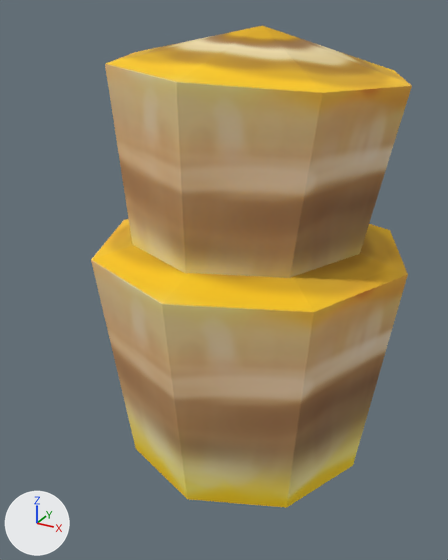
Two versions of the glTF model mapas/modelos/toco_palmeira.glb, one commit apart.
The view is the same before and after, from a camera (50 mm lens) standing at (0.867, -1.738, 1.829) and looking at (-0.053, -0.066, 0.993). Every picture has the same lights, and +X, +Y and +Z are marked at lower left. The first picture is the older version. Where no turn or scale is listed for an object, it has been applied to the vertices. Vertices at exactly the same position are counted once.

The scene before the commit, as lines of its bpy script (objects in view):
```python
me_object_25 = bpy.data.meshes.new('Object_25')
me_object_25.from_pydata(...)  # 36 vertices, 64 faces; spans x -0.722..0.318, y -0.515..0.524, z -2.085..-0.664
me_object_25.materials.append(mat_palm)
ob_object_54 = bpy.data.objects.new('Object_54', me_object_25)
ob_object_54.location = (0.212, -0.005, 2.445)
```
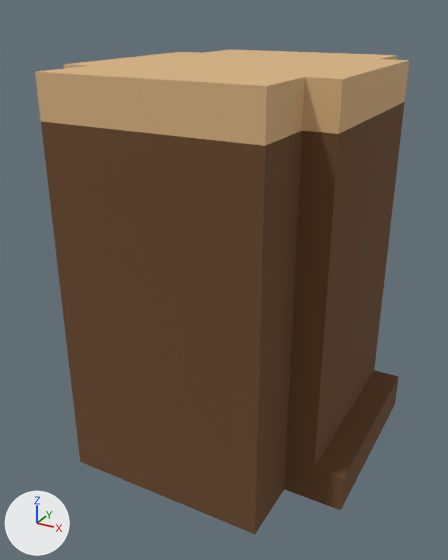
Location of each change, [x1, y1, x2, y2] in pixels of the pictures (448 x 560 px):
'Object_54', reshaped, recoloured (16% wider): before [91, 26, 412, 508]; after [35, 49, 409, 534]
part 1 of me_object_25, rebuilt: before [105, 26, 412, 278]; after [35, 49, 409, 534]
part 2 of me_object_25, deleted (brown): before [91, 219, 408, 508]

The change, as a diff of the scene's bpy script:
```diff
--- a/mapas/modelos/toco_palmeira.glb.py
+++ b/mapas/modelos/toco_palmeira.glb.py
@@ mat_voxel_corte @@
+mat_voxel_corte = principled_material('voxel_corte')
+mat_voxel_corte.base_color = (0.694, 0.451, 0.223)  # beige #d9b382
+mat_voxel_corte.roughness = 1.0
@@ mat_voxel_tronco @@
+mat_voxel_tronco = principled_material('voxel_tronco')
+mat_voxel_tronco.base_color = (0.147, 0.0685, 0.0242)  # brown #6b4a2b
+mat_voxel_tronco.roughness = 1.0
@@ me_object_25 @@
 # used by ob_object_54; location = (0.212, -0.005, 2.445)
-me_object_25.from_pydata(...)  # 36 vertices, 64 faces; spans x -0.722..0.318, y -0.515..0.524, z -2.085..-0.664
-me_object_25.materials.append(mat_palm)
+me_object_25.from_pydata(...)  # 380 vertices, 756 faces; spans x -0.746..0.271, y -0.515..0.524, z -2.001..-0.765
+# me_object_25 part 1: the loose piece of 18 vertices spanning x -0.629..0.266, y -0.446..0.451, z -1.445..-0.664 is rebuilt with 380 vertices and now spans x -0.746..0.271, y -0.515..0.524, z -2.001..-0.765
+# me_object_25 part 2: the loose piece of 18 vertices spanning x -0.722..0.318, y -0.515..0.524, z -2.085..-1.202 is deleted
+me_object_25.materials.append(mat_voxel_tronco)  # brown #6b4a2b
+me_object_25.materials.append(mat_voxel_corte)  # beige #d9b382
```
